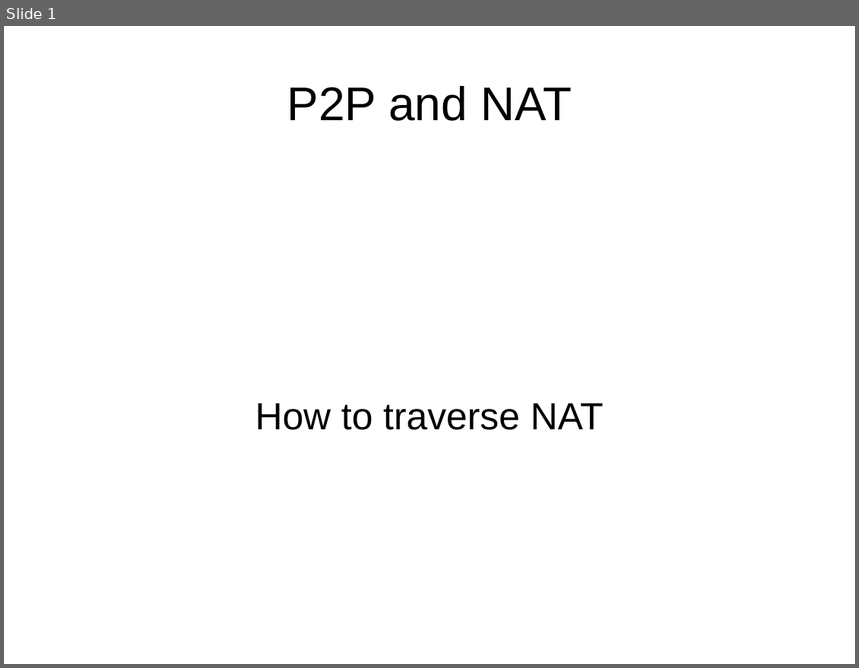
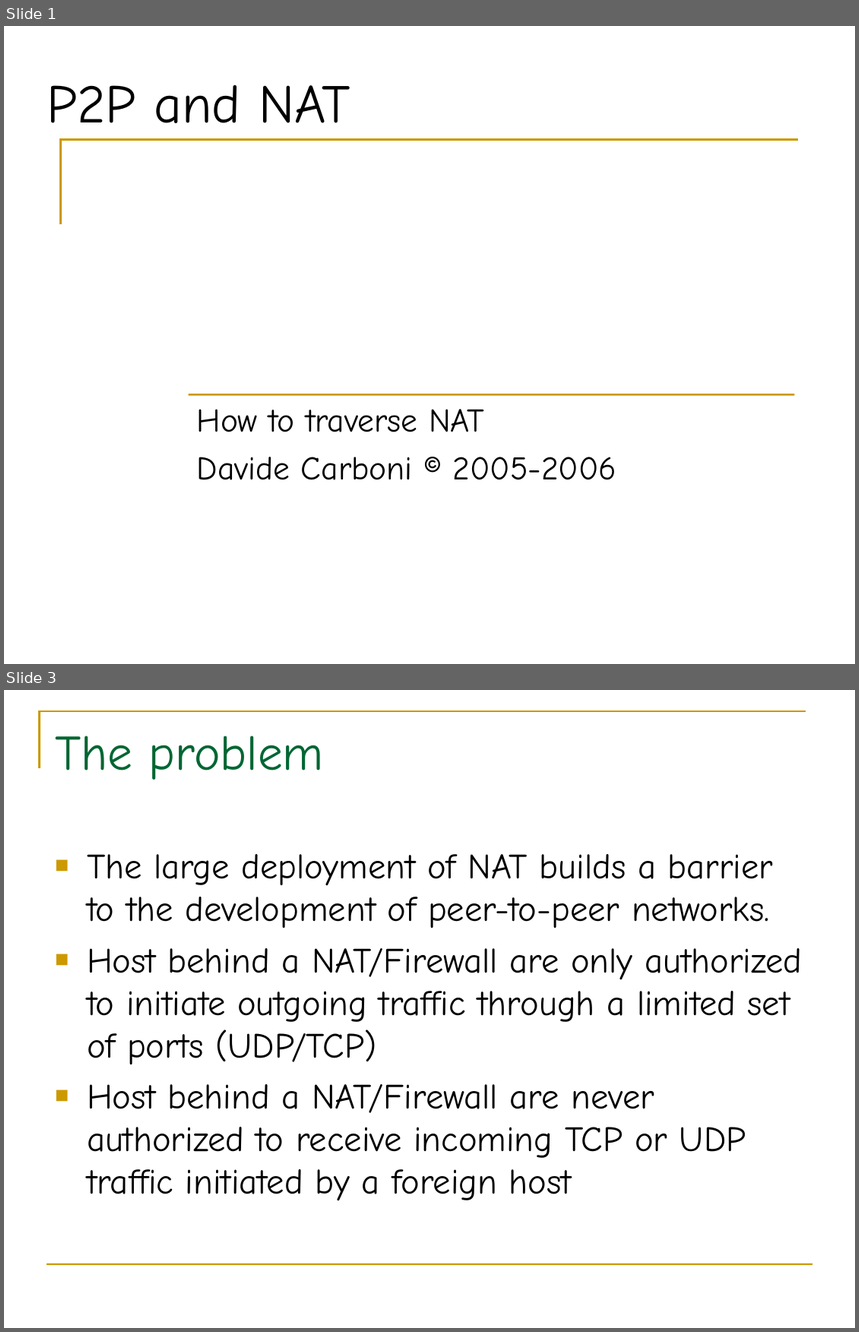
Before and after one commit to BackupTheBerlios/p2p-mentor, a slide deck: slide/nat-p2p.ppt. Shown one above the other, each under a label of ours: slide 1 before the commit, slides 1 and 3 after it; the slides between them are not shown. The pictures are 859x668 and 859x1332 pixels, drawn with LibreOffice and Linux fonts; fonts in the diff are those of the drawing. Boxes give left, top, right and bottom in pixels: in the first picture for what was removed or moved away, otherwise in the second. Text is boxed around its words. In the diff, an @@ line names an element or a change of style, - is before the commit and + after.

```diff
--- a/slide/nat-p2p.ppt
+++ b/slide/nat-p2p.ppt
@@ slide 3 added at <box>4,690,855,1328</box>, background #FFFFFF @@
@@ freeform shape added at <box>40,711,806,768</box>, outline #CC9900 1.5 pt @@
@@ title added at <box>55,736,324,780</box>, 42 pt, text #006633 @@
+The problem
@@ text added at <box>87,854,802,1201</box>, 30 pt, text #000000 @@
+■ The large deployment of NAT builds a barrier to the development of peer-to-peer networks.
+■ Host behind a NAT/Firewall are only authorized to initiate outgoing traffic through a limited set of ports (UDP/TCP)
+■ Host behind a NAT/Firewall are never authorized to receive incoming TCP or UDP traffic initiated by a foreign host
@@ line added from (47, 1265) to (813, 1265), #CC9900 1.5 pt @@
@@ slide 1 changed as well @@
@@ title "P2P and NAT" at <box>47,85,351,140</box>: size 40 to 46 pt, font Arial to Comic Neue; alignment centre to left @@
@@ freeform shape added at <box>61,139,799,224</box>, outline #CC9900 2.01 pt @@
@@ subtitle "How to traverse NAT": place and size @@
-subtitle "How to traverse NAT" at <box>256,403,604,430</box>
+subtitle "How to traverse NAT" at <box>197,409,617,480</box>
@@ line added from (189, 395) to (794, 395), #CC9900 1.5 pt @@
@@ subtitle at <box>197,409,484,433</box>: size 32 to 28 pt, font Arial to Comic Neue in "How to traverse NAT"; alignment centre to left; less space between paragraphs @@
@@ subtitle at <box>197,457,617,480</box>: paragraph added @@
+Davide Carboni © 2005-2006
```
Also in this commit, not shown: 35 other slides changed, 10 other slides added, 5 slides removed.
